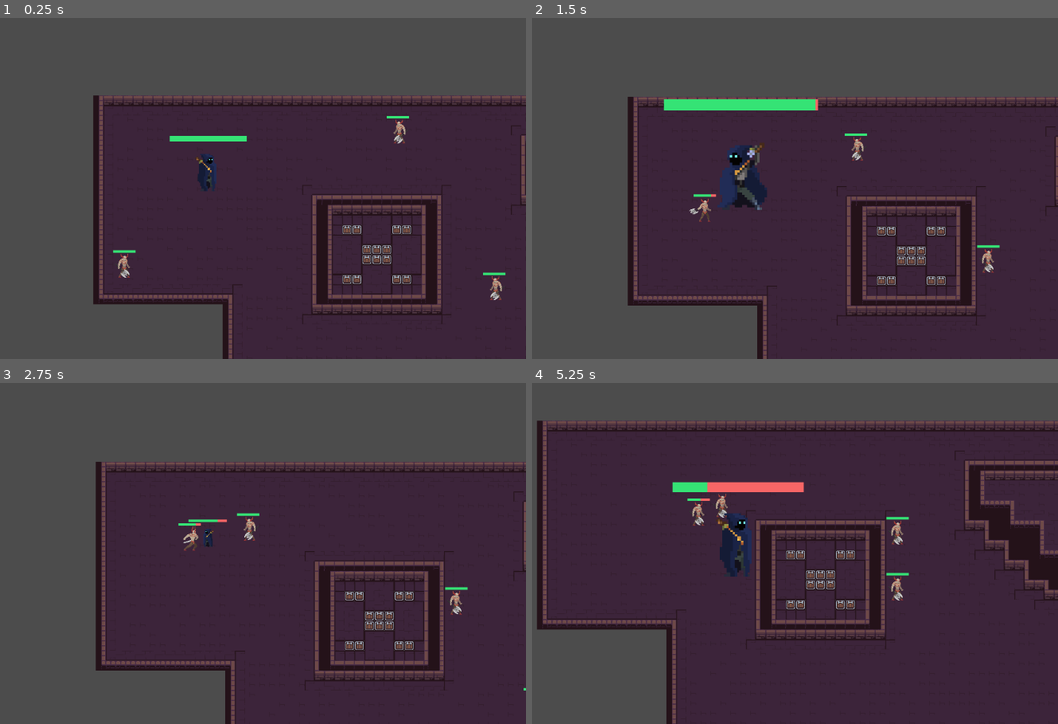
Above: before the commit, frames 1-4 (two rows, left to right).
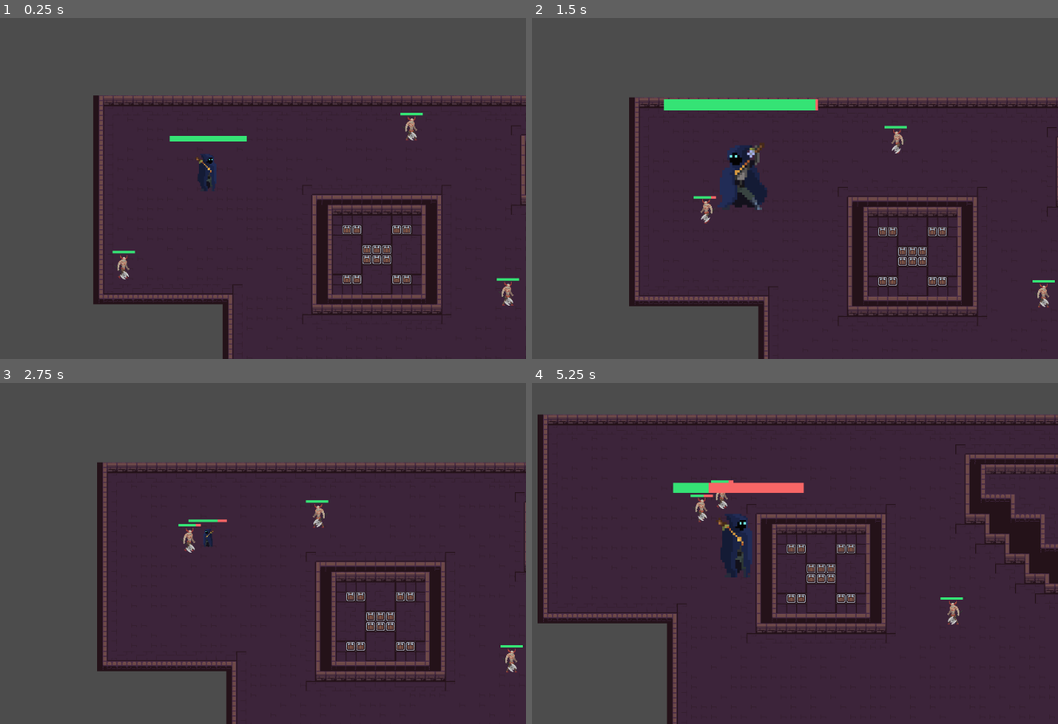
Above: after the commit, the same moments.

Repository: ardilom/CC5408
Game: Godot game, scene res://Scene/Mapa_demo.tscn
The game is run twice, just before and just after one commit, with the same random seed, the same clock (stepped at 60 frames per second) and the same inputs.
Inputs (mouse positions are in pixels of both pictures, inside the frame that each line leads up to):
- Up to frame 1 (0.25 s): no input
- Up to frame 2 (1.5 s): move the mouse to (879, 154) at 0.52 s; hold A (bigger) 0.53-1.28 s; move the mouse to (610, 191) at 1.27 s; click (610, 191) at 1.35 s
- Up to frame 3 (2.75 s): move the mouse to (273, 454) at 2.02 s; hold S (smaller) from 2.03 s (still down)
- Up to frame 4 (5.25 s): move the mouse to (705, 611) at 2.77 s; release S (smaller) at 2.78 s; tap A (bigger) at 2.85 s; move the mouse to (931, 594) at 3.52 s; click (931, 594) at 3.6 s; move the mouse to (547, 481) at 4.27 s; tap S (smaller) at 4.35 s; move the mouse to (773, 536) at 5.02 s; hold A (bigger) from 5.03 s (still down)

The runs differ from the first frame. In frame 1, 0.7% of the frame differs, in the area x 21-99%, y 27-85%; in frame 2, 4.2%; in frame 3, 4.4%; in frame 4, 11%, in the area x 0-100%, y 9-100%.

Commit message:
cambio a AnimationTree
cambio en enemy

Diff:
--- /dev/null
+++ b/Scene/AlertArea.gd
@@ -0,0 +1,28 @@
+extends Area2D
+
+
+# Declare member variables here. Examples:
+# var a = 2
+# var b = "text"
+
+
+# Called when the node enters the scene tree for the first time.
+func _ready():
+	pass # Replace with function body.
+
+
+# Called every frame. 'delta' is the elapsed time since the previous frame.
+#func _process(delta):
+#	pass
+
+
+func _on_Area2D_body_entered(body):
+	if body.is_in_group("enemy"):
+		body.enemy_alerted(true)
+		print("me cacharon")
+
+
+func _on_Area2D_body_exited(body):
+	if body.is_in_group("enemy"):
+		body.enemy_alerted(false)
+		print("lo perdi")
--- a/Scene/Character.tscn
+++ b/Scene/Character.tscn
@@ -1,9 +1,10 @@
-[gd_scene load_steps=16 format=2]
+[gd_scene load_steps=18 format=2]
 
 [ext_resource path="res://Animaciones_Rai/Hold.tres" type="Animation" id=1]
 [ext_resource path="res://Scritps/KinematicBody2D.gd" type="Script" id=2]
 [ext_resource path="res://Animaciones_Rai/Dash.tres" type="Animation" id=3]
 [ext_resource path="res://Character_asset/Fullmain.png" type="Texture" id=4]
+[ext_resource path="res://Scene/AlertArea.gd" type="Script" id=5]
 [ext_resource path="res://Animaciones_Rai/Die.tres" type="Animation" id=6]
 
 [sub_resource type="StyleBoxFlat" id=1]
@@ -40,6 +41,9 @@
 graph_offset = Vector2( -32.8924, 4.53383 )
 
 [sub_resource type="AnimationNodeStateMachinePlayback" id=10]
+
+[sub_resource type="CircleShape2D" id=11]
+radius = 214.145
 
 [node name="Character" type="KinematicBody2D" groups=[
 "player",
@@ -78,6 +82,7 @@
 texture = ExtResource( 4 )
 vframes = 12
 hframes = 10
+frame = 3
 
 [node name="AnimationPlayer" type="AnimationPlayer" parent="."]
 root_node = NodePath("../Sprite2")
@@ -96,4 +101,12 @@
 smoothing_enabled = true
 smoothing_speed = 20.0
 editor_draw_drag_margin = true
+
+[node name="Area2D" type="Area2D" parent="."]
+script = ExtResource( 5 )
+
+[node name="CollisionShape2D" type="CollisionShape2D" parent="Area2D"]
+shape = SubResource( 11 )
 [connection signal="body_entered" from="AttackArea" to="." method="_on_AttackArea_body_entered"]
+[connection signal="body_entered" from="Area2D" to="Area2D" method="_on_Area2D_body_entered"]
+[connection signal="body_exited" from="Area2D" to="Area2D" method="_on_Area2D_body_exited"]
--- a/Scene/Enemy.tscn
+++ b/Scene/Enemy.tscn
@@ -1,13 +1,14 @@
-[gd_scene load_steps=13 format=2]
+[gd_scene load_steps=29 format=2]
 
-[ext_resource path="res://animaciones/attack.tres" type="Animation" id=1]
+[ext_resource path="res://animaciones_enemy/attack.tres" type="Animation" id=1]
 [ext_resource path="res://Scritps/Enemy.gd" type="Script" id=2]
 [ext_resource path="res://monos/demon_axe_red/dead_2.png" type="Texture" id=3]
 [ext_resource path="res://monos/demon_axe_red/dead_3.png" type="Texture" id=4]
 [ext_resource path="res://monos/demon_axe_red/dead_1.png" type="Texture" id=5]
 [ext_resource path="res://monos/demon_axe_red/dead_4.png" type="Texture" id=6]
-[ext_resource path="res://monos/demon_axe_red/attack2_2.png" type="Texture" id=7]
-[ext_resource path="res://animaciones/idle.tres" type="Animation" id=8]
+[ext_resource path="res://animaciones_enemy/demon_walk.tres" type="Animation" id=7]
+[ext_resource path="res://animaciones_enemy/idle.tres" type="Animation" id=8]
+[ext_resource path="res://monos/demon_axe_red/walk_5.png" type="Texture" id=9]
 
 [sub_resource type="CircleShape2D" id=1]
 radius = 19.823
@@ -34,6 +35,51 @@
 "values": [ ExtResource( 5 ), ExtResource( 3 ), ExtResource( 4 ), ExtResource( 6 ) ]
 }
 
+[sub_resource type="AnimationNodeAnimation" id=5]
+animation = "attack"
+
+[sub_resource type="AnimationNodeAnimation" id=6]
+animation = "demon_walk"
+
+[sub_resource type="AnimationNodeAnimation" id=7]
+animation = "dies"
+
+[sub_resource type="AnimationNodeAnimation" id=8]
+animation = "idle"
+
+[sub_resource type="AnimationNodeStateMachineTransition" id=9]
+
+[sub_resource type="AnimationNodeStateMachineTransition" id=10]
+
+[sub_resource type="AnimationNodeStateMachineTransition" id=11]
+
+[sub_resource type="AnimationNodeStateMachineTransition" id=12]
+
+[sub_resource type="AnimationNodeStateMachineTransition" id=13]
+
+[sub_resource type="AnimationNodeStateMachineTransition" id=14]
+
+[sub_resource type="AnimationNodeStateMachineTransition" id=15]
+
+[sub_resource type="AnimationNodeStateMachineTransition" id=16]
+
+[sub_resource type="AnimationNodeStateMachineTransition" id=19]
+
+[sub_resource type="AnimationNodeStateMachine" id=17]
+states/attack/node = SubResource( 5 )
+states/attack/position = Vector2( 457, 224 )
+states/demon_walk/node = SubResource( 6 )
+states/demon_walk/position = Vector2( 523, 35 )
+states/dies/node = SubResource( 7 )
+states/dies/position = Vector2( 753, 130 )
+states/idle/node = SubResource( 8 )
+states/idle/position = Vector2( 201, 80 )
+transitions = [ "idle", "demon_walk", SubResource( 9 ), "demon_walk", "attack", SubResource( 10 ), "attack", "dies", SubResource( 11 ), "idle", "attack", SubResource( 12 ), "demon_walk", "idle", SubResource( 13 ), "attack", "idle", SubResource( 14 ), "attack", "demon_walk", SubResource( 15 ), "demon_walk", "dies", SubResource( 16 ), "idle", "dies", SubResource( 19 ) ]
+start_node = "idle"
+end_node = "dies"
+
+[sub_resource type="AnimationNodeStateMachinePlayback" id=18]
+
 [node name="Enemy" type="KinematicBody2D" groups=[
 "enemy",
 ]]
@@ -45,7 +91,7 @@
 
 [node name="Sprite" type="Sprite" parent="."]
 position = Vector2( 1, 0 )
-texture = ExtResource( 7 )
+texture = ExtResource( 9 )
 offset = Vector2( 0, -14 )
 
 [node name="CollisionShape2D" type="CollisionShape2D" parent="."]
@@ -69,5 +115,12 @@
 
 [node name="AnimationPlayer" type="AnimationPlayer" parent="."]
 anims/attack = ExtResource( 1 )
+anims/demon_walk = ExtResource( 7 )
 anims/dies = SubResource( 4 )
 anims/idle = ExtResource( 8 )
+
+[node name="AnimationTree" type="AnimationTree" parent="."]
+tree_root = SubResource( 17 )
+anim_player = NodePath("../AnimationPlayer")
+active = true
+parameters/playback = SubResource( 18 )
--- a/Scene/Mapa_demo.tscn
+++ b/Scene/Mapa_demo.tscn
@@ -362,7 +362,7 @@
 
 [node name="AudioStreamPlayer" type="AudioStreamPlayer" parent="."]
 stream = ExtResource( 3 )
-volume_db = -3.029
+volume_db = -14.136
 autoplay = true
 
 [node name="Enemy" parent="." instance=ExtResource( 4 )]
--- /dev/null
+++ b/Scene/colision_enemy.gd
@@ -0,0 +1,16 @@
+extends CollisionShape2D
+
+
+# Declare member variables here. Examples:
+# var a = 2
+# var b = "text"
+
+
+# Called when the node enters the scene tree for the first time.
+func _ready():
+	pass # Replace with function body.
+
+
+# Called every frame. 'delta' is the elapsed time since the previous frame.
+#func _process(delta):
+#	pass
--- a/Scritps/Enemy.gd
+++ b/Scritps/Enemy.gd
@@ -1,12 +1,14 @@
 extends KinematicBody2D
 
+
 onready var player = get_node("/root/Main/Character")
+onready var playback = $AnimationTree.get("parameters/playback")
 var SPEED = 100
 var linear_vel = Vector2()
 var hp = 100 setget set_hp
 var damage = 0.2
 var dead = false
-
+var alert = false #variable de alerta si enemy esta en el area de character
 func receive_damage(amount):
 	if hp>0:
 		set_hp(hp-amount)
@@ -15,20 +17,24 @@
 	hp = clamp(value, 0, 100)
 	$ProgressBar.value = hp
 	if hp >0:
-		$AnimationPlayer.current_animation = "idle"
+		playback.travel("idle")
 	else:
-		$AnimationPlayer.current_animation = "dies"
+		playback.travel("dies")
 
 func _physics_process(delta):
+	if alert:
+		var target = player.position
+		var diff = target - position
+		var target_vel = diff.normalized() * SPEED
+		if hp>0:
+			linear_vel = lerp(linear_vel, target_vel, 0.5)
+			linear_vel = move_and_slide(linear_vel)
+		else:
+			SPEED=0
+	else:
+		playback.travel("idle")
 
-	var target = player.position
-	var diff = target - position
-	var target_vel = diff.normalized() * SPEED
-	if hp>0:
-		linear_vel = lerp(linear_vel, target_vel, 0.5)
-		linear_vel = move_and_slide(linear_vel)
-	else:
-		SPEED=0
+
 
 
 func _process(delta):
@@ -41,11 +47,11 @@
 				collision.collider.receive_damag(damage)
 				near_player = true
 		if near_player:
-			$AnimationPlayer.current_animation = "attack"
+			playback.travel("attack")
 		else:
-			$AnimationPlayer.current_animation = "idle"
+			playback.travel("idle")
 	elif not dead:
-		$AnimationPlayer.play("dies")
+		playback.travel("dies")
 		dead = true
 
 
@@ -53,3 +59,9 @@
 		$Sprite.flip_h = true
 	else:
 		$Sprite.flip_h = false
+
+	if linear_vel.length_squared()>10 and hp>0:
+		playback.travel("demon_walk")
+
+func enemy_alerted(x):
+	alert=x
--- /dev/null
+++ b/animaciones_enemy/demon_walk.tres
@@ -0,0 +1,25 @@
+[gd_resource type="Animation" load_steps=7 format=2]
+
+[ext_resource path="res://monos/demon_axe_red/walk_1.png" type="Texture" id=1]
+[ext_resource path="res://monos/demon_axe_red/walk_2.png" type="Texture" id=2]
+[ext_resource path="res://monos/demon_axe_red/walk_3.png" type="Texture" id=3]
+[ext_resource path="res://monos/demon_axe_red/walk_4.png" type="Texture" id=4]
+[ext_resource path="res://monos/demon_axe_red/walk_5.png" type="Texture" id=5]
+[ext_resource path="res://monos/demon_axe_red/walk_6.png" type="Texture" id=6]
+
+[resource]
+resource_name = "demon_walk"
+length = 0.6
+loop = true
+tracks/0/type = "value"
+tracks/0/path = NodePath("Sprite:texture")
+tracks/0/interp = 1
+tracks/0/loop_wrap = true
+tracks/0/imported = false
+tracks/0/enabled = true
+tracks/0/keys = {
+"times": PoolRealArray( 0, 0.1, 0.2, 0.3, 0.4, 0.5 ),
+"transitions": PoolRealArray( 1, 1, 1, 1, 1, 1 ),
+"update": 1,
+"values": [ ExtResource( 1 ), ExtResource( 2 ), ExtResource( 3 ), ExtResource( 4 ), ExtResource( 5 ), ExtResource( 6 ) ]
+}
Renamed: animaciones/attack.tres -> animaciones_enemy/attack.tres
Renamed: animaciones/dies.tres -> animaciones_enemy/dies.tres
Renamed: animaciones/idle.tres -> animaciones_enemy/idle.tres
